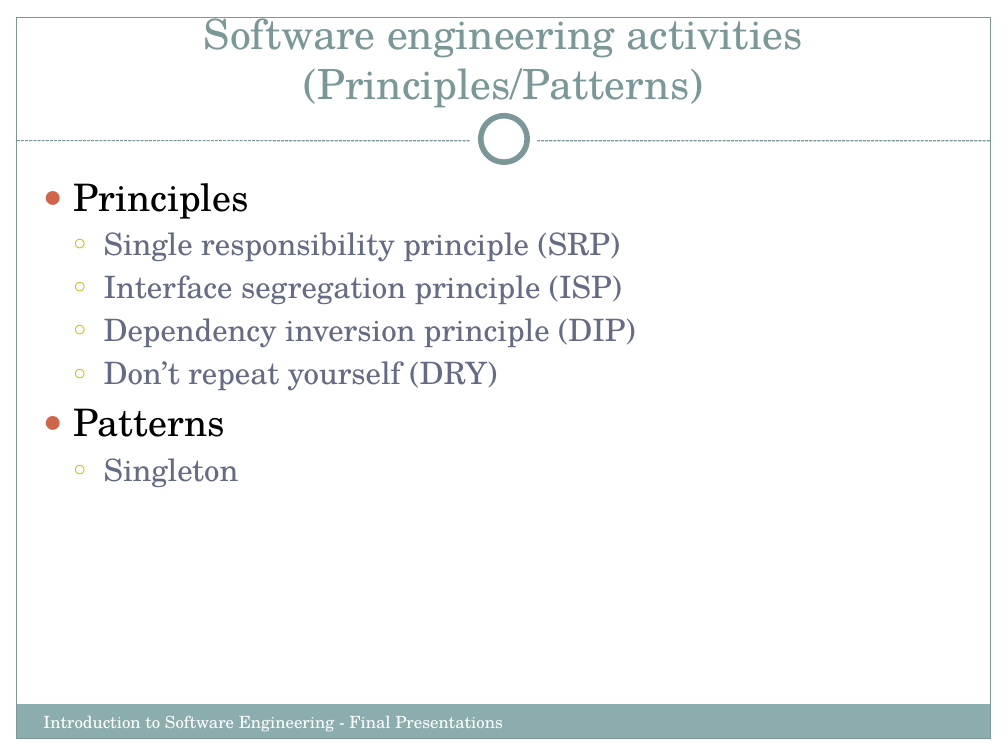
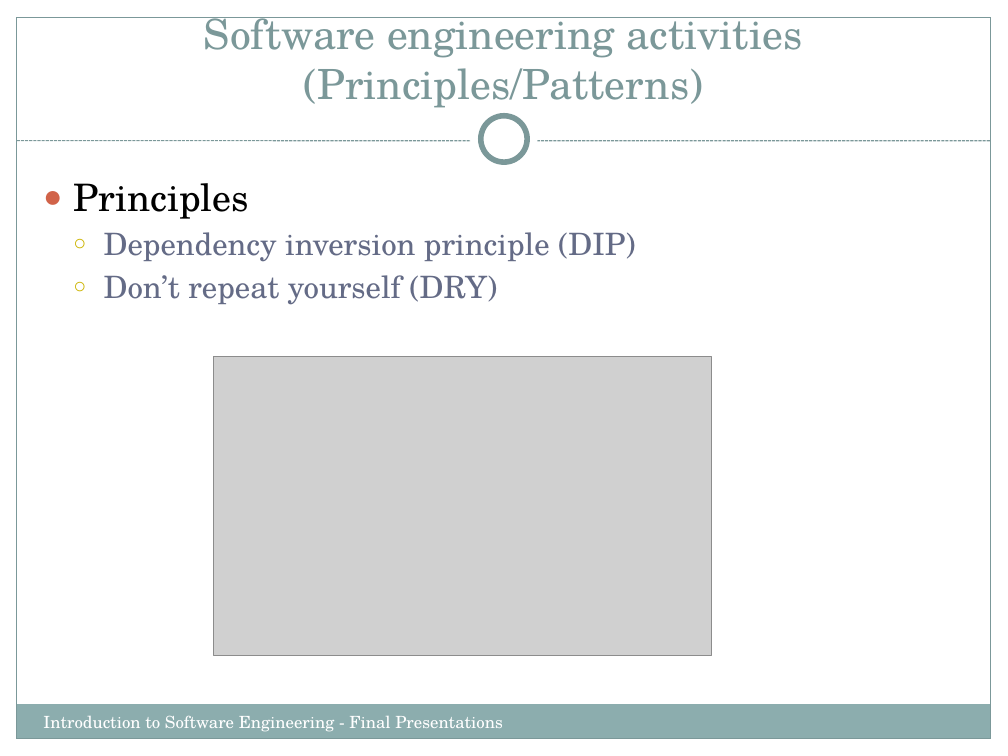
Before and after one commit to Cyber-Punk-REAS/the_project, a slide deck: slide 12 of IntroSWEng.FinalPresentations.pptx (slide 11 before the commit). Drawn at 1008x756 pixels with LibreOffice and Linux fonts; fonts in the diff are those of the drawing; grey boxes stand for pictures. Boxes give left, top, right and bottom in pixels: in the first picture for what was removed or moved away, otherwise in the second. Text is boxed around its words. In the diff, an @@ line names an element or a change of style, - is before the commit and + after.

```diff
--- a/IntroSWEng.FinalPresentations.pptx
+++ b/IntroSWEng.FinalPresentations.pptx
@@ text at [104, 232, 622, 304]: paragraphs removed @@
-  ○ Single responsibility principle (SRP)
-  ○ Interface segregation principle (ISP)
@@ picture added at [214, 357, 712, 655] @@
@@ text at [73, 408, 239, 487]: paragraphs removed @@
-● Patterns
-  ○ Singleton
```
Also in this commit, not shown: 13 other slides changed, 1 slide added, 1 slide removed.
